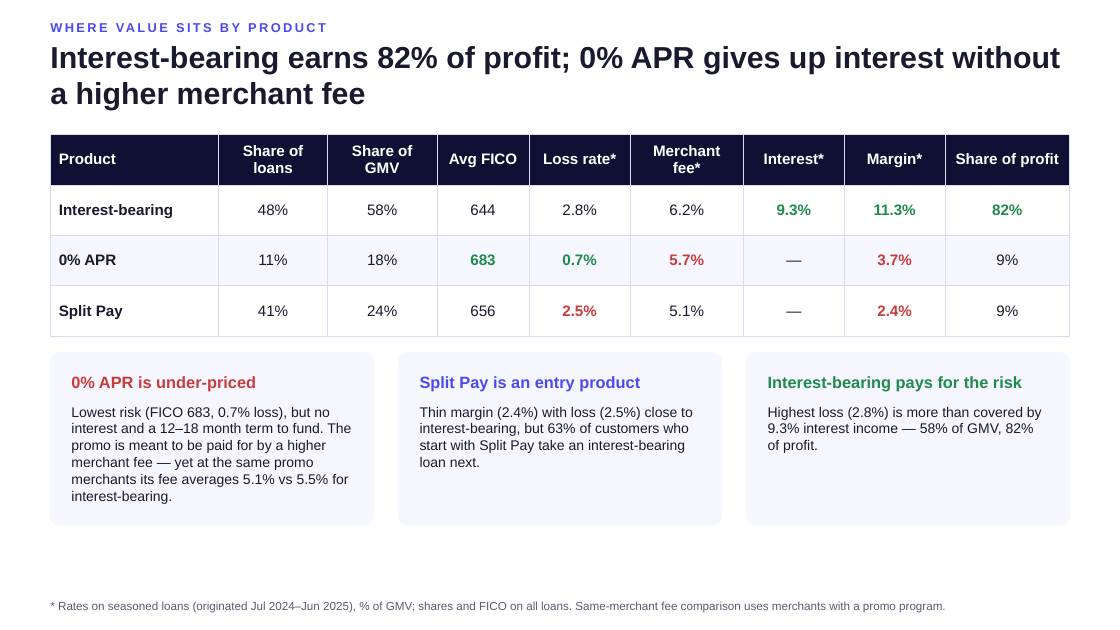
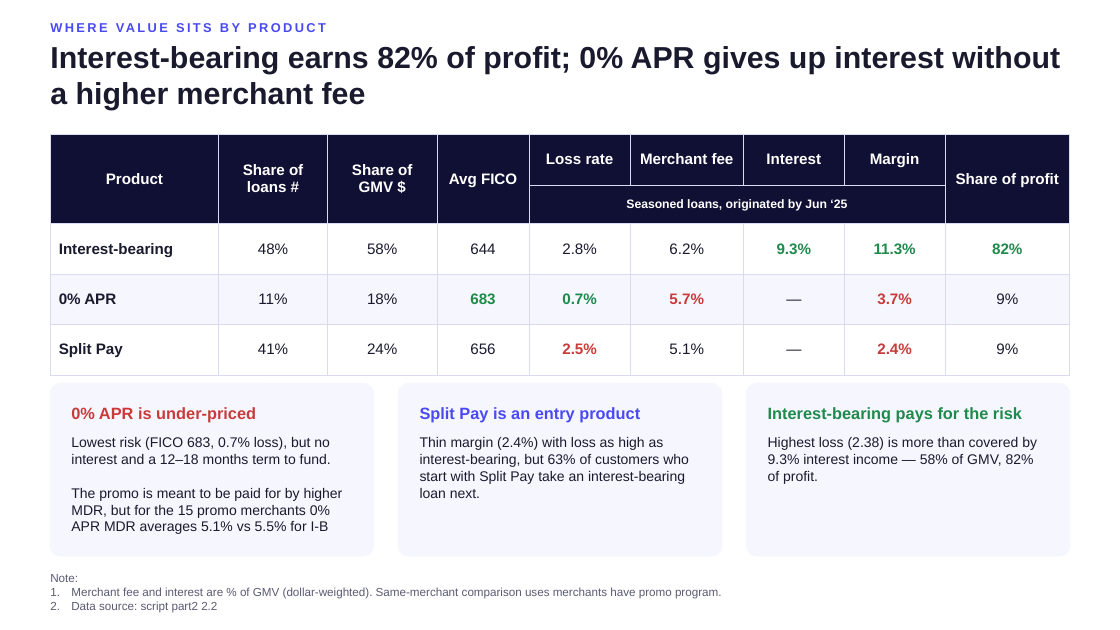
Before and after one commit to BrittanyZ919/Affirm-take-home-assignment, a slide deck: slide 4 of deck/portfolio_recommendation.pptx. Drawn at 1120x630 pixels with LibreOffice and Linux fonts; fonts in the diff are those of the drawing. Boxes give left, top, right and bottom in pixels: in the first picture for what was removed or moved away, otherwise in the second. Text is boxed around its words. In the diff, an @@ line names an element or a change of style, - is before the commit and + after.

```diff
--- a/deck/portfolio_recommendation.pptx
+++ b/deck/portfolio_recommendation.pptx
@@ table at box(50, 134, 1070, 375) @@
-row 1: Product | Share of loans | Share of GMV | Avg FICO | Loss rate* | Merchant fee* | Interest* | Margin* | Share of profit
+row 1: Product | Share of loans # | Share of GMV $ | Avg FICO | Loss rate | Merchant fee | Interest | Margin | Share of profit
+row 2:  |  |  |  | Seasoned loans, originated by Jun ‘25 |  |  |  | 
@@ 3 texts, 3 rounded rectangles: place and size @@
-3 texts, 3 rounded rectangles at box(50, 353, 1070, 525)
+3 texts, 3 rounded rectangles at box(50, 384, 1070, 556)
@@ text at box(71, 437, 343, 534): text changed @@
-Lowest risk (FICO 683, 0.7% loss), but no interest and a 12–18 month term to fund. The promo is meant to be paid for by a higher merchant fee — yet at the same promo merchants its fee averages 5.1% vs 5.5% for interest-bearing.
+Lowest risk (FICO 683, 0.7% loss), but no interest and a 12–18 months term to fund.
+The promo is meant to be paid for by higher MDR, but for the 15 promo merchants 0% APR MDR averages 5.1% vs 5.5% for I-B
@@ text at box(420, 437, 689, 498): text changed @@
-Thin margin (2.4%) with loss (2.5%) close to interest-bearing, but 63% of customers who start with Split Pay take an interest-bearing loan next.
+Thin margin (2.4%) with loss as high as interest-bearing, but 63% of customers who start with Split Pay take an interest-bearing loan next.
@@ text at box(768, 437, 1037, 484): text changed @@
-Highest loss (2.8%) is more than covered by 9.3% interest income — 58% of GMV, 82% of profit.
+Highest loss (2.38) is more than covered by 9.3% interest income — 58% of GMV, 82% of profit.
@@ text at box(50, 574, 722, 613): text changed @@
-* Rates on seasoned loans (originated Jul 2024–Jun 2025), % of GMV; shares and FICO on all loans. Same-merchant fee comparison uses merchants with a promo program.
+Note:
+1. Merchant fee and interest are % of GMV (dollar-weighted). Same-merchant comparison uses merchants have promo program.
+2. Data source: script part2 2.2
```
Also in this commit, not shown: 8 other slides changed, 1 other file.
